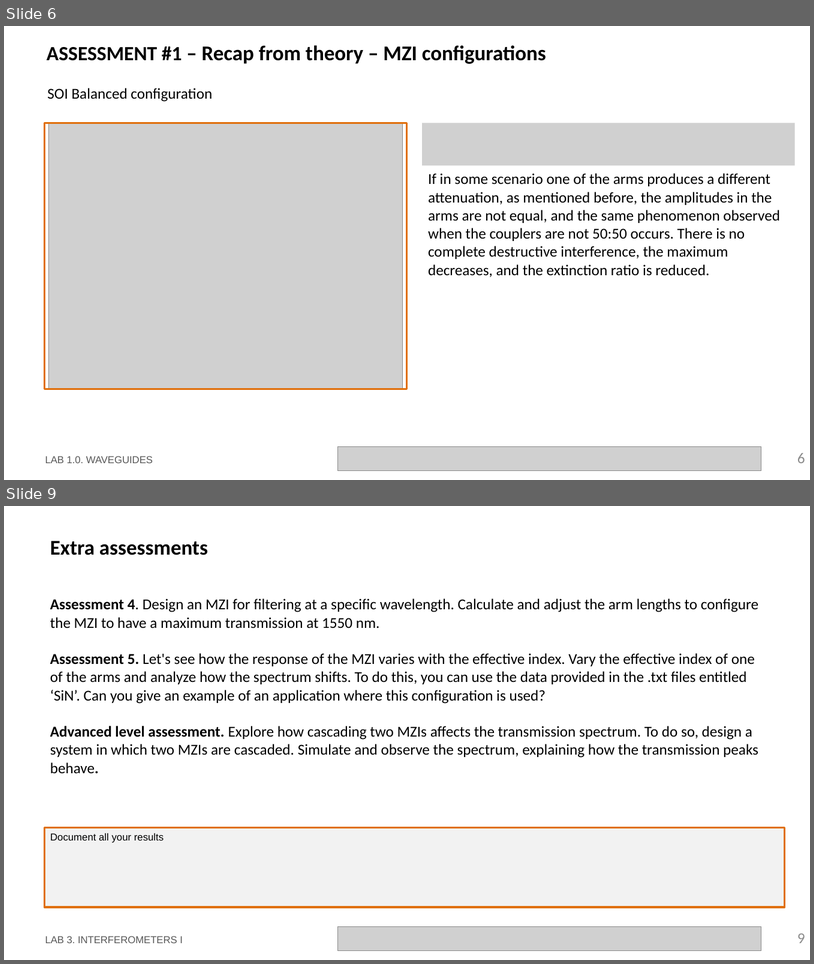
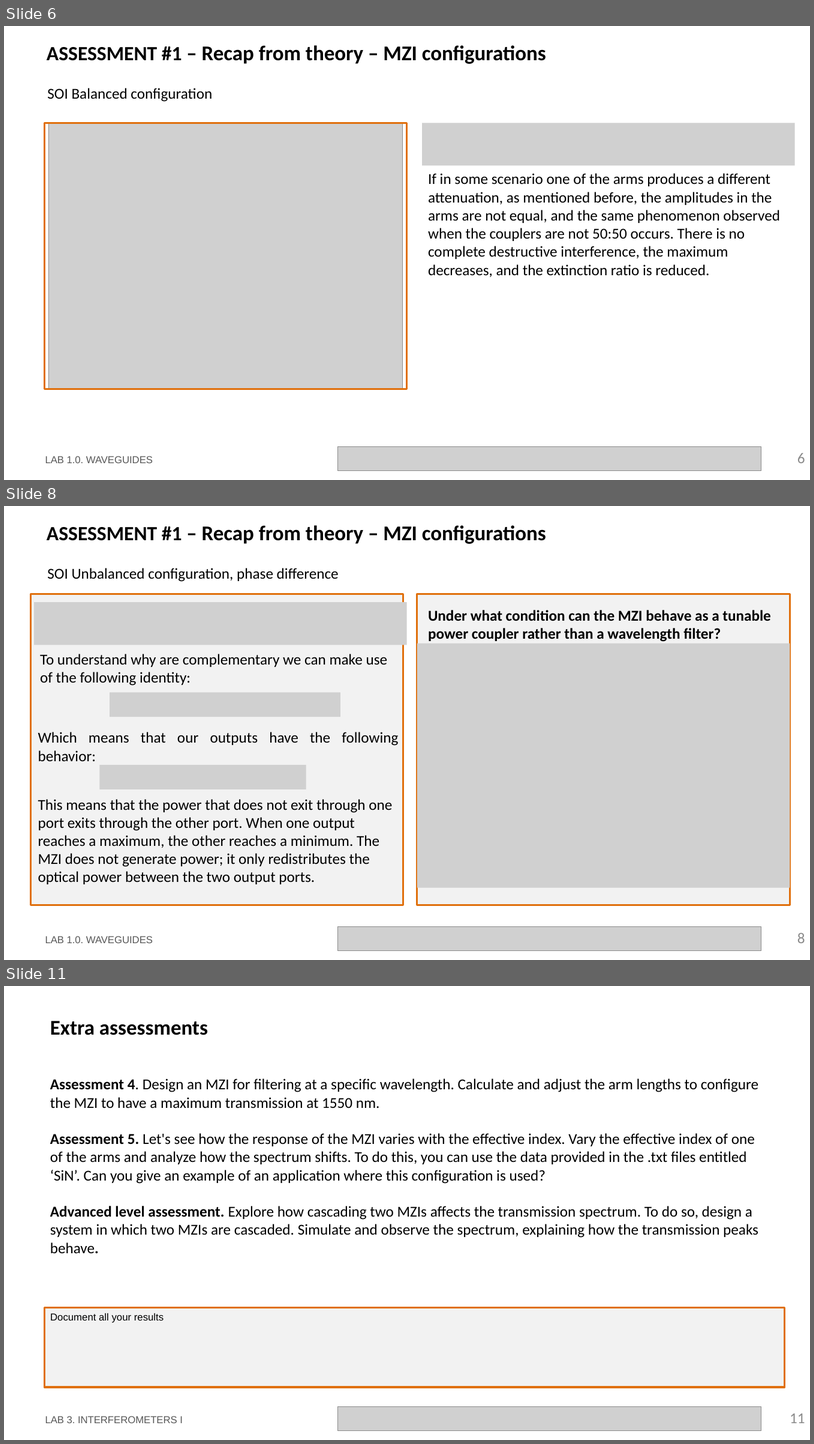
Before and after one commit to niospinamev2/pic-upv-lab3, a slide deck: LabBook_3.pptx. Shown one above the other, each under a label of ours: slides 6 and 9 before the commit, slides 6, 8 and 11 after it; the slides between them are not shown. The pictures are 814x964 and 814x1444 pixels, drawn with LibreOffice and Linux fonts; fonts in the diff are those of the drawing; grey boxes stand for pictures; background and template pictures are left out. Boxes give left, top, right and bottom in pixels: in the first picture for what was removed or moved away, otherwise in the second. Text is boxed around its words. In the diff, an @@ line names an element or a change of style, - is before the commit and + after.

```diff
--- a/LabBook_3.pptx
+++ b/LabBook_3.pptx
@@ slide 8 added at (x1=4, y1=506, x2=810, y2=960), background #FFFFFF @@
@@ title added at (x1=47, y1=525, x2=546, y2=544), 25 pt, text #000000, bold @@
+ASSESSMENT #1 – Recap from theory – MZI configurations
@@ text added at (x1=47, y1=568, x2=339, y2=582), 18 pt, text #000000 @@
+SOI Unbalanced configuration, phase difference
@@ rectangle added at (x1=30, y1=594, x2=404, y2=905), fill #F2F2F2, outline #E0700D 2.25 pt @@
@@ rectangle added at (x1=417, y1=594, x2=791, y2=905), fill #F2F2F2, outline #E0700D 2.25 pt @@
@@ picture added at (x1=34, y1=602, x2=408, y2=645) @@
@@ text added at (x1=428, y1=610, x2=771, y2=642), 18 pt, text #000000, bold @@
+Under what condition can the MZI behave as a tunable power coupler rather than a wavelength filter?
@@ picture added at (x1=417, y1=643, x2=791, y2=888) @@
@@ text added at (x1=40, y1=654, x2=388, y2=685), 18 pt, text #000000 @@
+To understand why are complementary we can make use of the following identity:
@@ picture added at (x1=110, y1=693, x2=341, y2=717) @@
@@ text added at (x1=38, y1=732, x2=398, y2=761), 18 pt, text #000000 @@
+Which means that our outputs have the following behavior:
@@ picture added at (x1=99, y1=765, x2=306, y2=789) @@
@@ text added at (x1=38, y1=799, x2=392, y2=884), 18 pt, text #000000 @@
+This means that the power that does not exit through one port exits through the other port. When one output reaches a maximum, the other reaches a minimum. The MZI does not generate power; it only redistributes the optical power between the two output ports.
@@ text added at (x1=45, y1=936, x2=153, y2=943), 12 pt, text #585858 @@
+LAB 1.0. WAVEGUIDES
@@ picture added at (x1=338, y1=927, x2=762, y2=951) @@
@@ page number added at (x1=798, y1=933, x2=806, y2=943), 18 pt, text #8C8C8C @@
+8
@@ what was slide 9 is now slide 11 @@
@@ page number at (x1=790, y1=1413, x2=806, y2=1423): text changed @@
-9
+11
```
Also in this commit, not shown: 1 slide changed, 2 other slides added, 1 slide removed, 4 other files.
